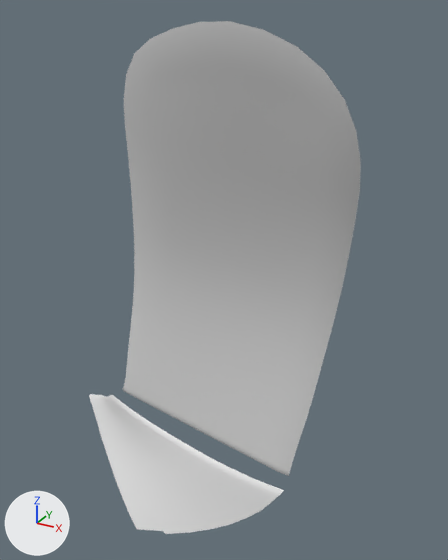
The OBJ model PadForge.App/3DModels/XboxSeries/StellarShift/Decal-Shoulder-Right-Trigger.obj as it was, and as the next commit left it.
One viewpoint serves both versions: a camera (50 mm lens) standing at (52.2, -69.3, 10.3) and looking at (40.3, -47.7, -0.5). The lights are fixed; the arrows at lower left show +X, +Y and +Z. The first picture is the older version. Where no turn or scale is listed for an object, it has been applied to the vertices.

The first picture shows 'Decal-Shoulder-Right-Trigger'.
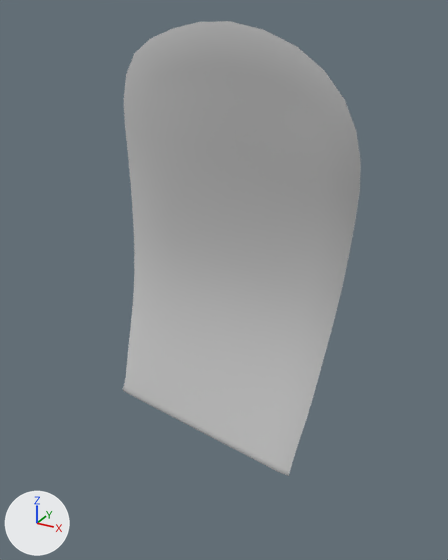
Pixel boxes [x1, y1, x2, y2] of what changed, in the pictures (448 x 560 px):
'Decal-Shoulder-Right-Trigger', reshaped (12% narrower, 11% shorter)
    before: [89, 21, 361, 534]
    after: [123, 21, 361, 476]
part 1 of me_decal_shoulder_right_trigger, deleted
    before: [89, 394, 284, 534]

Patch to the scene script:
```diff
--- a/PadForge.App/3DModels/XboxSeries/StellarShift/Decal-Shoulder-Right-Trigger.obj.py
+++ b/PadForge.App/3DModels/XboxSeries/StellarShift/Decal-Shoulder-Right-Trigger.obj.py
@@ me_decal_shoulder_right_trigger @@
 # used by ob_decal_shoulder_right_trigger; location = (0.0, 0.0, 0.0)
-me_decal_shoulder_right_trigger.from_pydata(...)  # 375 vertices, 326 faces; spans x 31.3..46.5, y -51.6..-47.0, z -14.3..9.9
+me_decal_shoulder_right_trigger.from_pydata(...)  # 235 vertices, 208 faces; spans x 34.0..46.5, y -51.6..-47.3, z -10.1..9.9
+# me_decal_shoulder_right_trigger part 1: the loose piece of 140 vertices spanning x 31.3..43.8, y -50.3..-47.0, z -14.3..-8.4 is deleted
```
